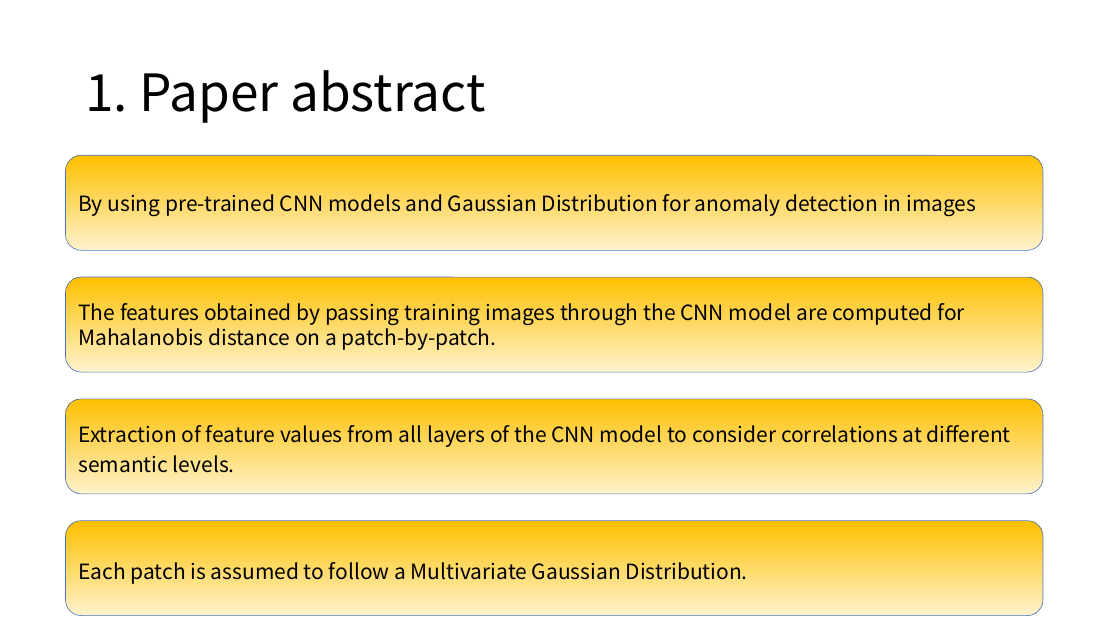
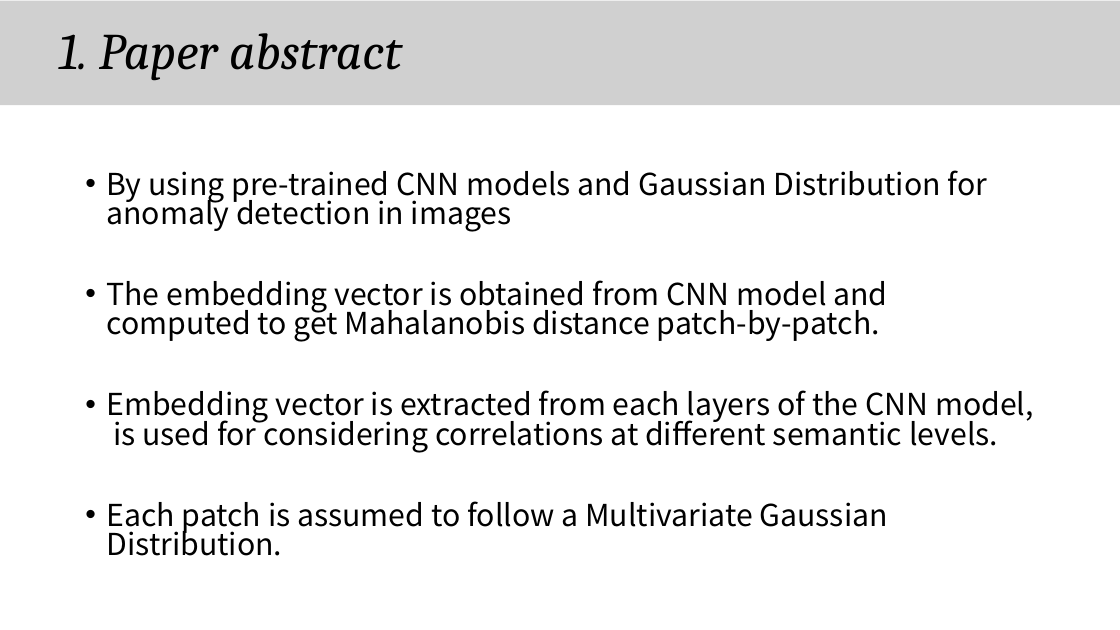
Before and after one commit to chroion/paper-review, a slide deck: slide 3 of Patch Distribution Modeling Framework for Anomaly Detection and Localization/Patch Distribution Modeling Framework for Anomaly Detection and Localization(eng).pptx (slide 2 before the commit). Drawn at 1120x630 pixels with LibreOffice and Linux fonts; fonts in the diff are those of the drawing; grey boxes stand for pictures. Boxes give left, top, right and bottom in pixels: in the first picture for what was removed or moved away, otherwise in the second. Text is boxed around its words. In the diff, an @@ line names an element or a change of style, - is before the commit and + after.

Commit message:
6th paper

```diff
--- a/Patch Distribution Modeling Framework for Anomaly Detection and Localization/Patch Distribution Modeling Framework for Anomaly Detection and Localization(eng).pptx
+++ b/Patch Distribution Modeling Framework for Anomaly Detection and Localization/Patch Distribution Modeling Framework for Anomaly Detection and Localization(eng).pptx
@@ picture added at box(0, 1, 1120, 105) @@
@@ title "1. Paper abstract": place and size @@
-title "1. Paper abstract" at box(85, 70, 485, 123)
+title "1. Paper abstract" at box(58, 33, 402, 80)
@@ title "1. Paper abstract" at box(58, 33, 402, 80): font Noto Sans CJK KR to Cambria, italic on @@
@@ rounded rectangle removed at box(66, 155, 1044, 250) @@
-By using pre-trained CNN models and Gaussian Distribution for anomaly detection in images
@@ text added at box(106, 170, 1034, 556), 25.9 pt, text #000000 @@
+• By using pre-trained CNN models and Gaussian Distribution for anomaly detection in images
+• The embedding vector is obtained from CNN model and computed to get Mahalanobis distance patch-by-patch.
+• Embedding vector is extracted from each layers of the CNN model, is used for considering correlations at different semantic levels.
+• Each patch is assumed to follow a Multivariate Gaussian Distribution.
@@ rounded rectangle removed at box(66, 277, 1044, 372) @@
-The features obtained by passing training images through the CNN model are computed for Mahalanobis distance on a patch-by-patch.
@@ rounded rectangle removed at box(66, 399, 1044, 494) @@
-Extraction of feature values from all layers of the CNN model to consider correlations at different semantic levels.
@@ rounded rectangle removed at box(66, 521, 1044, 616) @@
-Each patch is assumed to follow a Multivariate Gaussian Distribution.
```
Also in this commit, not shown: 8 other slides changed, 3 slides added, 1 slide removed.
